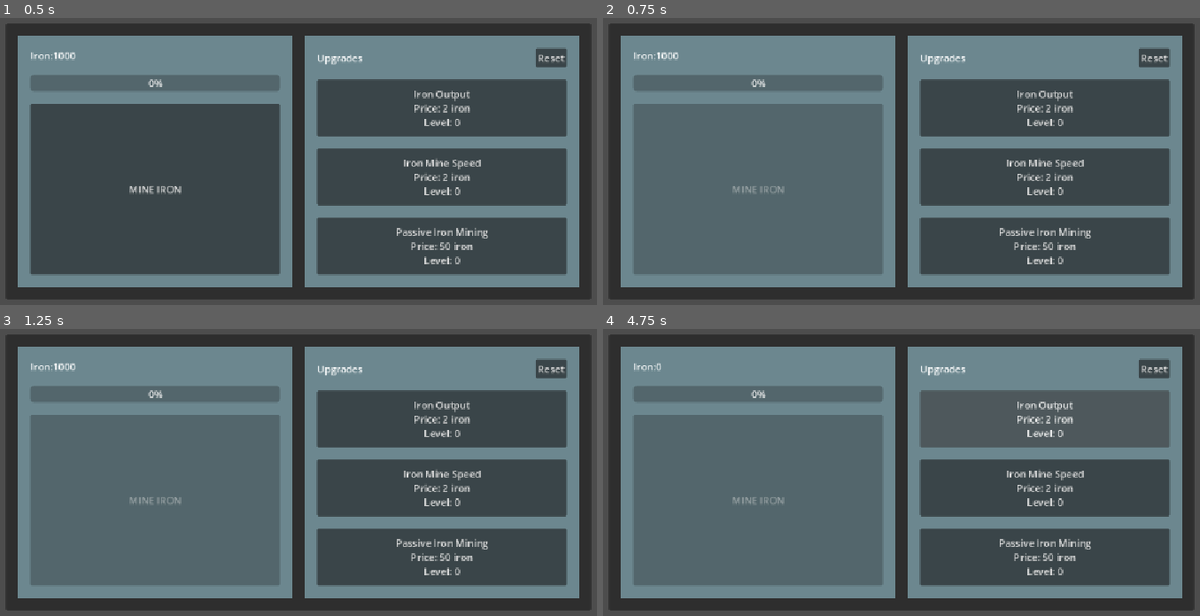
Above: before the commit, frames 1-4 (two rows, left to right).
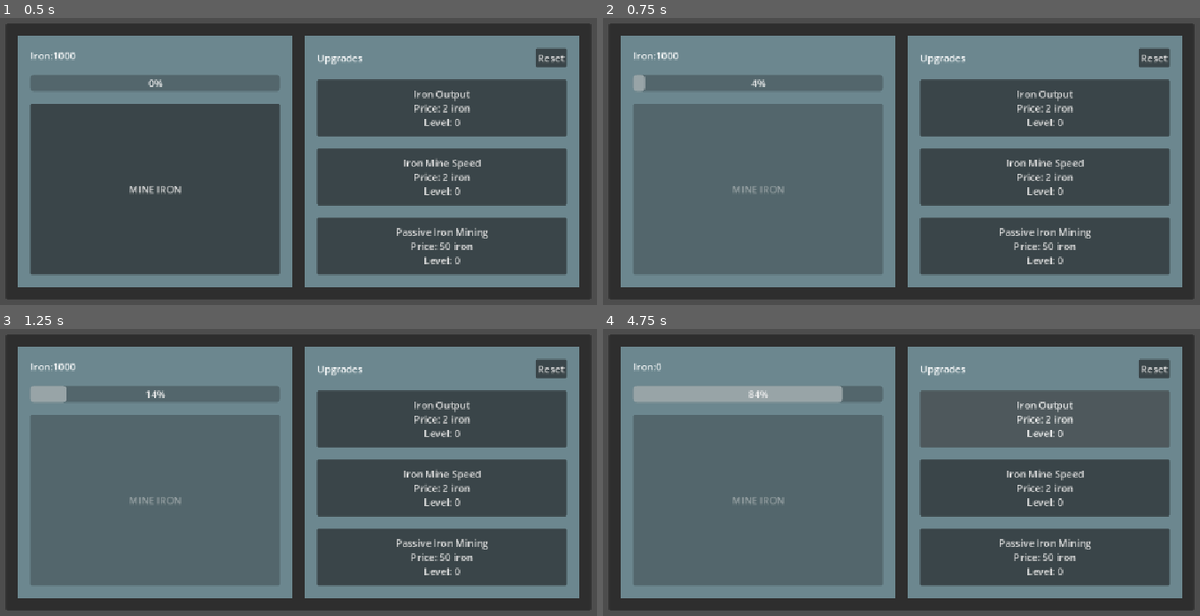
Above: after the commit, the same moments.

Repository: kmelkon/mine-incremental-tutorial-extended
Game: Godot game, scene res://main.tscn
Two runs of this game, one before a commit and one after it. Both use one fixed random seed, a clock stepped at 60 frames per second and the inputs below.
Inputs:
- Up to frame 1 (0.5 s): no input
- Up to frame 2 (0.75 s): click "MINE IRON" at 0.5 s
- Up to frame 3 (1.25 s): no input
- Up to frame 4 (4.75 s): click "Reset" at 1.25 s; click "Iron Output Price: 2 iron Lev…" at 2 s; click "Iron Mine Speed Price: 2 iron…" at 2.75 s; click "Passive Iron Mining Price: 50…" at 3.5 s; click "Iron Output Price: 2 iron Lev…" at 4.25 s

Frame 1 is identical in both runs. In frame 2, 0.1% of the frame differs, in the area x 4-26%, y 19-26%; in frame 3, 0.4%; in frame 4, 2.1%, in the area x 4-41%, y 19-26%.
Error before the commit: Invalid access to property or key 'iron_mine_speed' on a base object of type 'Resource (UpgradeData)'. (res://main.gd:45)

Commit message:
actually  use the new getters XD

Diff:
--- a/main.gd
+++ b/main.gd
@@ -12,8 +12,6 @@
 
 var game_data: GameData = GameData.new()
 var upgrade_data: UpgradeData = UpgradeData.new()
-
-var output = 1
 
 # these will move to game_data/upgrade_data when we migrate the related buttons
 var coal_output = 1
@@ -42,21 +40,21 @@
 func _on_button_pressed() -> void:
 	mine_iron_button.disabled = true
 	progress_bar.value = 0
-	print(upgrade_data["iron_mine_speed"]["time"])
+	var mine_speed_time = upgrade_data.get_mine_time()
+	print(mine_speed_time)
 
 	var tween = create_tween()
 	tween.tween_property(
 		progress_bar,
 		"value",
 		progress_bar.max_value,
-		upgrade_data["iron_mine_speed"]["time"]
+		mine_speed_time
 	)
 	tween.finished.connect(_on_mine_tween_complete)
 
 
 func _on_reset_button_pressed() -> void:
 	game_data.reset()
-	output = 1
 	update_text()
 
 func update_text():
@@ -68,7 +66,8 @@
 
 
 func _on_passive_output_timer_timeout() -> void:
-	game_data.add_resource("iron", upgrade_data.upgrades["passive_iron_output"]["amount"])
+	var passive_iron_output = upgrade_data.get_passive_iron_output()
+	game_data.add_resource("iron", passive_iron_output)
 	update_text()
 
 
@@ -115,7 +114,6 @@
 			if game_data.can_spend_resource("iron", cost):
 				game_data.spend_resource("iron", cost)
 				upgrade_data.buy_upgrade(upgrade_id)
-				output += 1
 				print("IRON OUTPUT BOUGHT")
 		&"iron_mine_speed":
 			if game_data.can_spend_resource("iron", cost):
@@ -124,13 +122,15 @@
 				print("IRON MINE SPEED BOUGHT")
 		&"passive_iron_output":
 			if game_data.can_spend_resource("iron", cost):
+				var passive_iron_output_time = upgrade_data.get_passive_iron_output_time()
 				game_data.spend_resource("iron", cost)
 				upgrade_data.buy_upgrade(upgrade_id)
-				passive_output_timer.start(upgrade_data.upgrades["passive_iron_output"]["time"])
+				passive_output_timer.start(passive_iron_output_time)
 				print("PASSIVE IRON MINE BOUGHT")
 
 func _on_mine_tween_complete() -> void:
+	var iron_output_per_click = upgrade_data.get_iron_per_click()
 	mine_iron_button.disabled = false
-	game_data.add_resource("iron", output)
+	game_data.add_resource("iron", iron_output_per_click)
 	print("tween complete")
 	update_text()
--- a/upgrade_data.gd
+++ b/upgrade_data.gd
@@ -34,7 +34,7 @@
 		"cost": { "iron": 50 },
 		"amount": 0,
 		"level": 0,
-		"time": 1
+		"time": 1.0
 	}
 }
 
@@ -91,11 +91,14 @@
 func get_passive_iron_output() -> int:
 	return upgrades["passive_iron_output"]["amount"]
 
+func get_passive_iron_output_time() -> float:
+	return upgrades["passive_iron_output"]["time"]
+
 func get_coal_per_click() -> int:
 #	TODO: placeholder until coal buttons are migrated
 	return -1
 
-func get_mine_time() -> int:
+func get_mine_time() -> float:
 	return upgrades["iron_mine_speed"]["time"]
 
 func get_iron_per_click() -> int:
